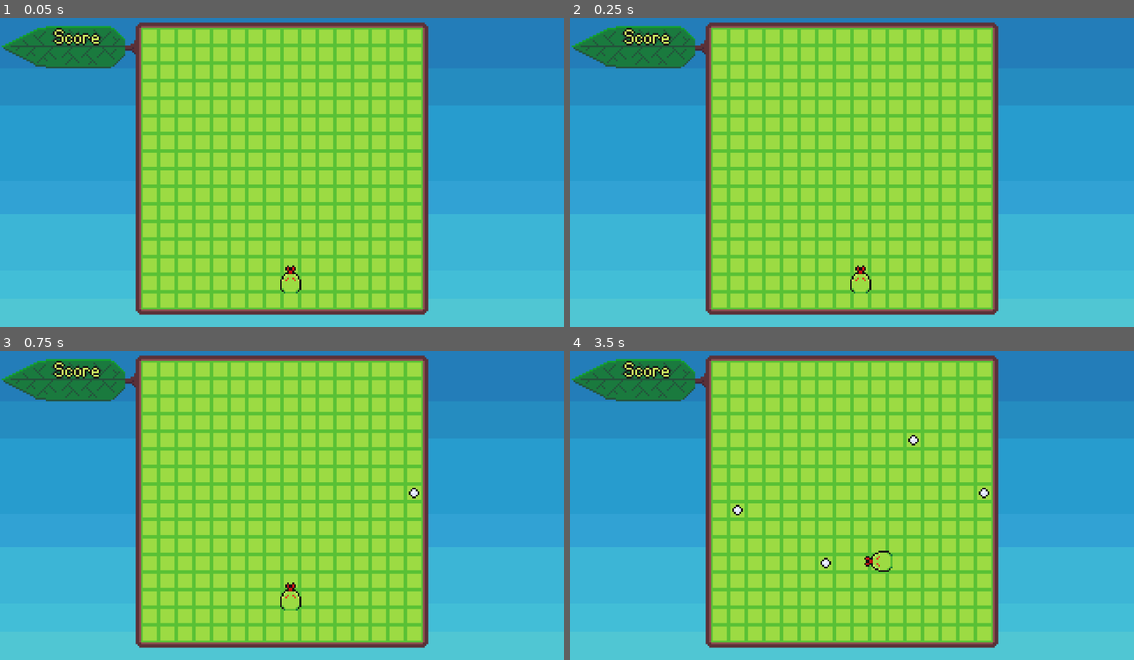
Above: before the commit, frames 1-4 (two rows, left to right).
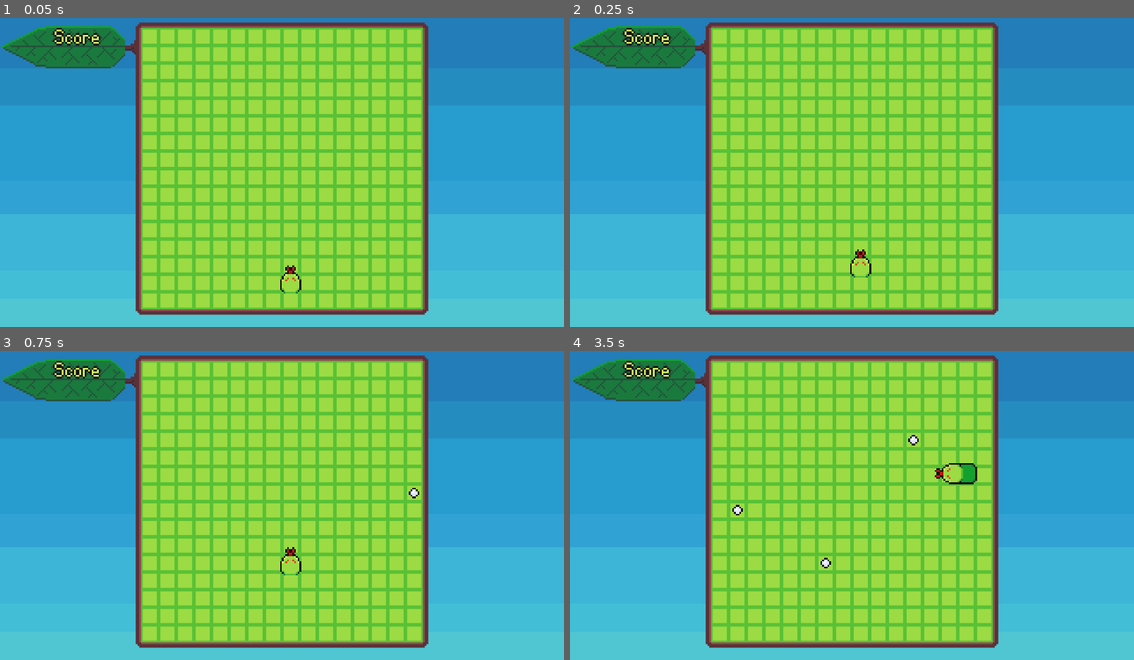
Above: after the commit, the same moments.

Repository: bdunko/Pellet
Game: Godot game, scene res://main.tscn
Two runs of this game, one before a commit and one after it. Both use one fixed random seed, a clock stepped at 60 frames per second and the inputs below.
Inputs (mouse positions are in pixels of both pictures, inside the frame that each line leads up to):
- Up to frame 1 (0.05 s): no input
- Up to frame 2 (0.25 s): no input
- Up to frame 3 (0.75 s): move the mouse to (406, 486) at 0.52 s; click (406, 486) at 0.67 s
- Up to frame 4 (3.5 s): move the mouse to (739, 517) at 1.27 s; click (739, 517) at 1.42 s; move the mouse to (908, 431) at 2.02 s; click (908, 431) at 2.17 s; move the mouse to (823, 564) at 2.77 s; click (823, 564) at 2.92 s

Frame 1 is identical in both runs. In frame 2, 0.3% of the frame differs, in the area x 49-54%, y 74-90%; in frame 3, 0.3%; in frame 4, 0.6%, in the area x 52-75%, y 36-72%.

Commit message:
Snake segments rotate :)

Diff:
--- a/snake.gd
+++ b/snake.gd
@@ -21,13 +21,13 @@
 }
 
 var _direction := Direction.UP
-var _previous_head_position := Vector2(0, 0)
-var _previous_head_rotation := 0
+var _previous_head_positions := []
 
 func _move():
 	# store previous before moving
-	_previous_head_position = position
-	_previous_head_rotation = $HeadSprite.rotation_degrees
+	_previous_head_positions.push_front(position)
+	if(_previous_head_positions.size() == 100): #don't track forever
+		_previous_head_positions.remove_at(99)
 
 	# get my grid position
 	var grid_pos = Global.to_grid_position(position)
@@ -78,33 +78,48 @@
 	position.y -= 1 # move up a bit more for the tongue
 
 
-	# move each segment to position/rotation of segment in front of it, from back to front, and update z-index
+	# move each segment to position of segment in front of it, from back to front
 	var segments = $Segments.get_children()
 	segments.reverse()
 	for i in range(0, segments.size()):
 		var segment = segments[i]
-
+		segment.visible = true
 		# special case: if last segment, move to head's previous
 		if i == segments.size() - 1:
-			segment.position = _previous_head_position
-			segment.rotation_degrees = _previous_head_rotation
+			segment.position = _previous_head_positions[0]
 		else: # otherwise move to next segment
 			var next_segment = segments[i+1]
 			segment.position = next_segment.position
-			segment.rotation_degrees = next_segment.rotation_degrees
+			segment.rotation_degrees = _ROTATION_DEGREES_BY_DIR[_direction_to(segment.position, next_segment.position)]
 
+	# fix rotations
+	for i in range(0, segments.size()):
+		var segment = segments[i]
+		if i == segments.size() - 1: # head case
+			segment.rotation_degrees = _ROTATION_DEGREES_BY_DIR[_direction_to(segment.position, position)]
+		else:
+			var next_segment = segments[i+1]
+			segment.rotation_degrees = _ROTATION_DEGREES_BY_DIR[_direction_to(segment.position, next_segment.position)]
 
-		print(i)
+	# fix head's rotation
+	$HeadSprite.rotation_degrees = _ROTATION_DEGREES_BY_DIR[_direction]
 
-	_update_sprite_rotation()
-
-func _update_sprite_rotation():
-	$HeadSprite.rotation_degrees = _ROTATION_DEGREES_BY_DIR[_direction]
+func _direction_to(point_from: Vector2, point_to: Vector2) -> Direction:
+	if point_from.x == point_to.x:
+		if point_from.y > point_to.y:
+			return Direction.UP
+		else:
+			return Direction.DOWN
+	else:
+		if point_from.x < point_to.x:
+			return Direction.RIGHT
+		else:
+			return Direction.LEFT
 
 func _on_pellet_hitbox_area_entered(area: Area2D):
 	area.get_parent().queue_free()
 	# grow snake, add segment at previous location
 	var new_segment = load("res://snake_segment.tscn").instantiate()
+	new_segment.position = position
+	new_segment.visible = false # initially, hide segment so it appears to 'pop in' next time snake moves
 	$Segments.add_child(new_segment)
-	new_segment.rotation_degrees = _previous_head_rotation
-	new_segment.position = _previous_head_position
--- a/snake.tscn
+++ b/snake.tscn
@@ -35,7 +35,7 @@
 shape = SubResource("CapsuleShape2D_pvxa7")
 
 [node name="Timer" type="Timer" parent="."]
-wait_time = 0.5
+wait_time = 0.2
 autostart = true
 
 [connection signal="area_entered" from="PelletHitbox" to="." method="_on_pellet_hitbox_area_entered"]
